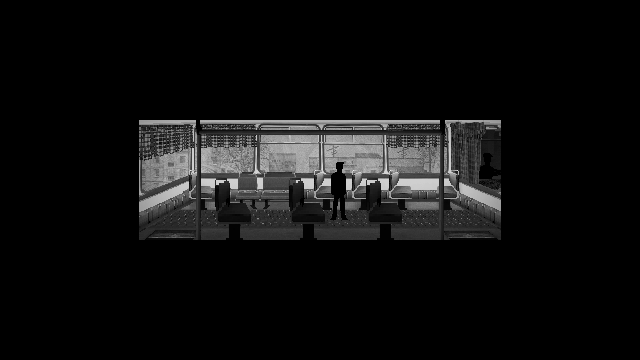
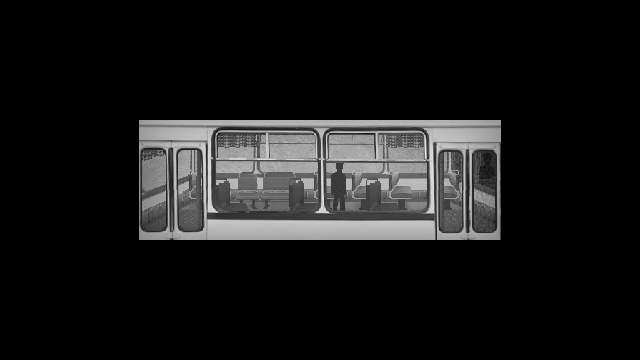
Layer changes from the first 640 × 360 image to the second:
showed group "ПЕРЕД" (3 layers) over left=139, top=120, right=501, bottom=240
added layer "Слой 25" in group "сзади стенка" over left=167, top=141, right=169, bottom=184
added group "лестница" with 4 layers above "пол" over left=145, top=230, right=498, bottom=240
moved "ЛЕСТНИЦА копия" into group "лестница" over left=145, top=230, right=498, bottom=240
moved "ЛЕСТНИЦА" into group "лестница" over left=444, top=231, right=498, bottom=240
showed group "пол" (1st of 2) (4 layers) over left=139, top=199, right=501, bottom=240
hid "Слой 19" over left=139, top=120, right=501, bottom=240
